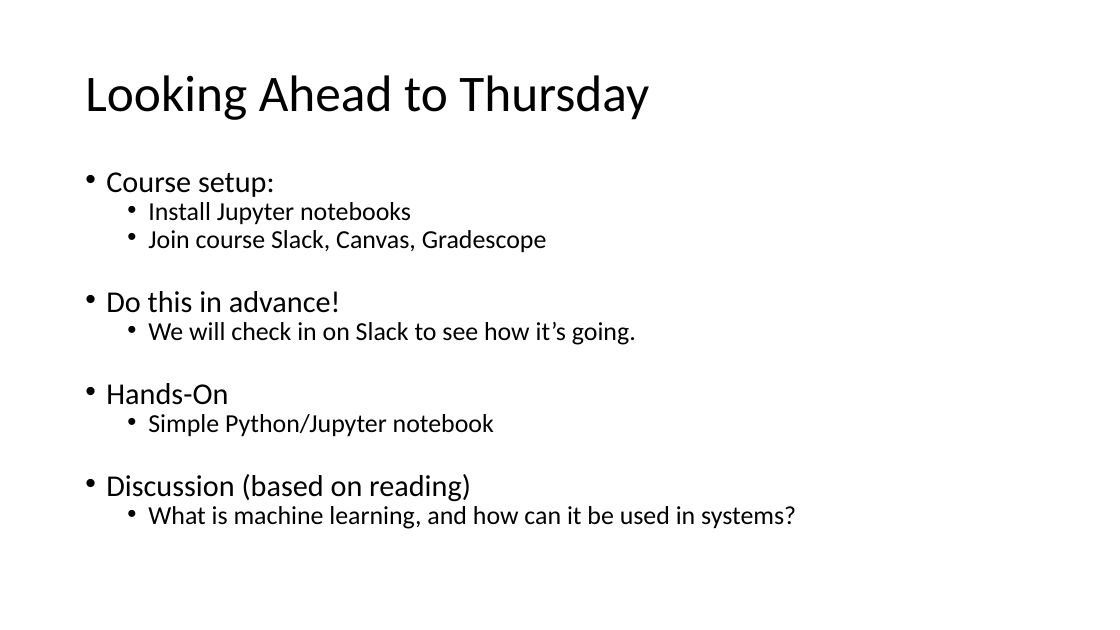
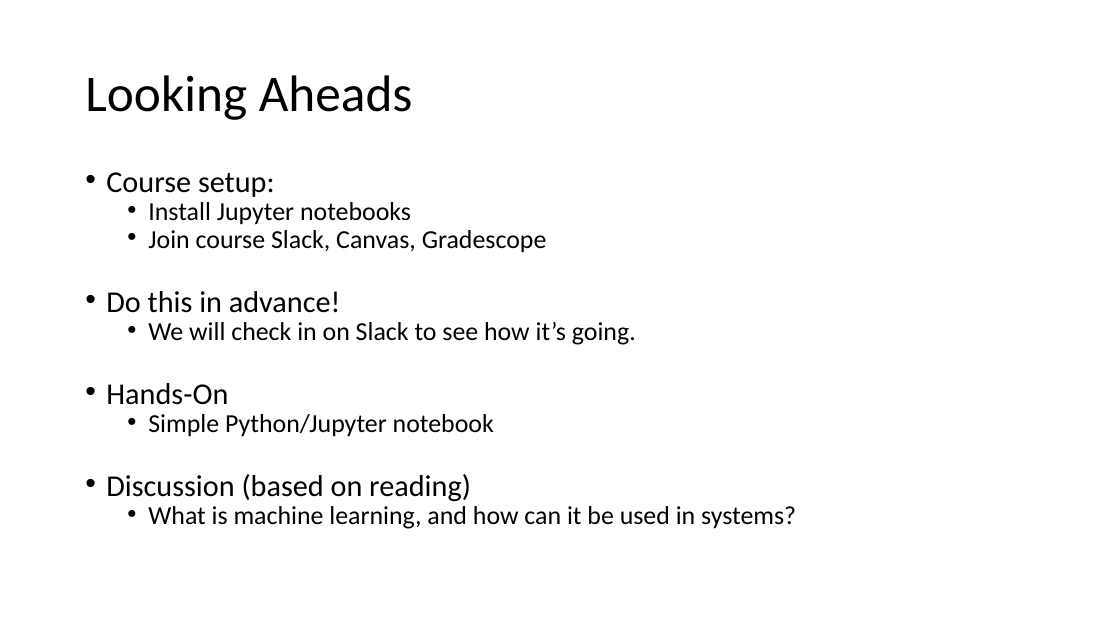
Before and after one commit to noise-lab/ml-systems, a slide deck: slide 20 of docs/slides/01-intro.pptx. Drawn at 1120x630 pixels with LibreOffice and Linux fonts; fonts in the diff are those of the drawing. Boxes give left, top, right and bottom in pixels: in the first picture for what was removed or moved away, otherwise in the second. Text is boxed around its words. In the diff, an @@ line names an element or a change of style, - is before the commit and + after.

```diff
--- a/docs/slides/01-intro.pptx
+++ b/docs/slides/01-intro.pptx
@@ title at bbox=[85, 75, 413, 120]: text changed @@
-Looking Ahead to Thursday
+Looking Aheads
```
Also in this commit, not shown: 2 other slides changed, 1 other file.
